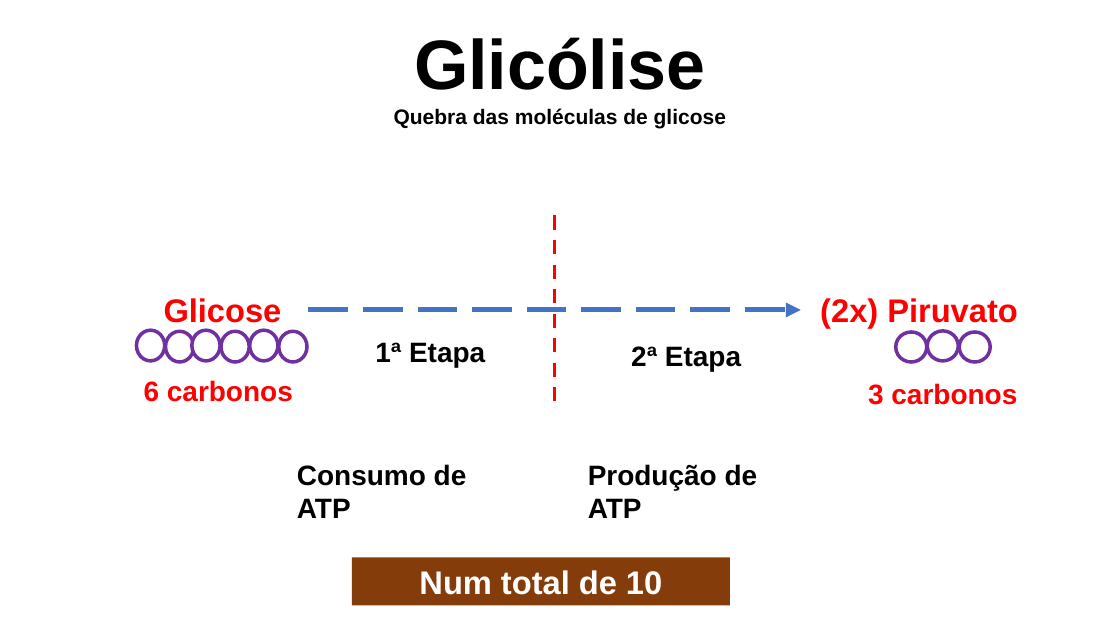
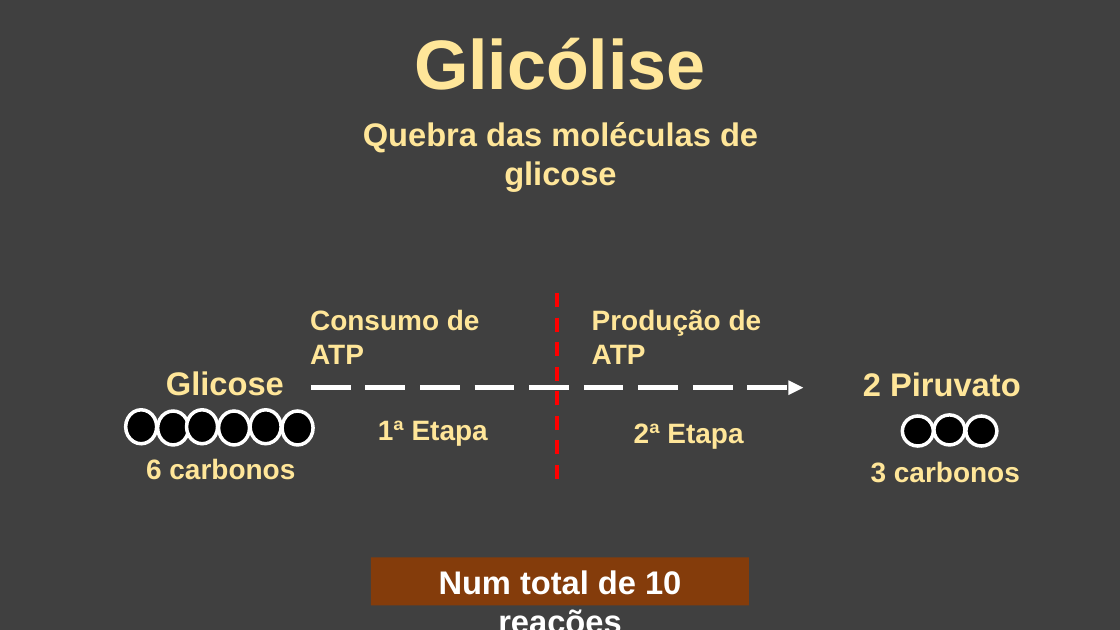
Before and after one commit to daniloasdotcom/Bioquimica-com-Danilo, a slide deck: slide 2 of static/aulas/glicolise.pptx. Drawn at 1120x630 pixels with LibreOffice and Linux fonts; fonts in the diff are those of the drawing. Boxes give left, top, right and bottom in pixels: in the first picture for what was removed or moved away, otherwise in the second. Text is boxed around its words. In the diff, an @@ line names an element or a change of style, - is before the commit and + after.

```diff
--- a/static/aulas/glicolise.pptx
+++ b/static/aulas/glicolise.pptx
@@ background #FFFFFF to #404040 @@
@@ text "Quebra das moléculas de glicose": place and size @@
-text "Quebra das moléculas de glicose" at (394,108,726,128)
+text "Quebra das moléculas de glicose" at (363,122,758,191)
@@ text "Quebra das moléculas de glicose" at (363,122,758,191): size 18 to 28 pt, text colour #000000 to #FFE699 @@
@@ text colour #000000 to #FFE699 in 5 elements at (414,37,705,90), (634,423,743,449), (378,420,488,445), (592,309,762,364), (310,309,480,364) @@
@@ text "Consumo de ATP": place and size @@
-text "Consumo de ATP" at (297,464,467,518)
+text "Consumo de ATP" at (310,309,480,364)
@@ line moved from (555, 216) - (555, 405) to (557, 293) - (557, 482) @@
@@ text "Produção de ATP": place and size @@
-text "Produção de ATP" at (588,464,758,518)
+text "Produção de ATP" at (592,309,762,364)
@@ text "Glicose": place and size @@
-text "Glicose" at (164,298,282,323)
+text "Glicose" at (166,371,284,396)
@@ arrow (311, 388) - (803, 388): stroke #4472C4 4.25 pt dashed to #FFFFFF 4.25 pt dashed @@
@@ text at (863,372,1021,397): text changed; text colour #FF0000 to #FFE699 @@
-(2x) Piruvato
+2 Piruvato
@@ fill #FFFFFF to #000000; outline #7030A0 3 pt to #FFFFFF 3 pt in 9 elements at (966,416,997,446), (902,416,933,446), (934,415,965,445), (218,411,250,444), (250,410,281,444), (187,410,218,444), (282,411,313,444), (158,411,189,444), (126,410,157,444) @@
@@ ellipse: place and size @@
-ellipse at (136,330,165,361)
+ellipse at (126,410,157,444)
@@ ellipse: place and size @@
-ellipse at (166,331,194,362)
+ellipse at (158,411,189,444)
@@ ellipse: place and size @@
-ellipse at (192,330,220,361)
+ellipse at (187,410,218,444)
@@ ellipse: place and size @@
-ellipse at (221,331,250,362)
+ellipse at (218,411,250,444)
@@ ellipse: place and size @@
-ellipse at (250,330,278,361)
+ellipse at (250,410,281,444)
@@ 3 texts, 1 arrow, 1 ellipse: place and size @@
-3 texts, 1 arrow, 1 ellipse at (279,310,1017,405)
+3 texts, 1 arrow, 1 ellipse at (282,388,1020,483)
@@ 3 ellipses: place and size @@
-3 ellipses at (896,331,991,362)
+3 ellipses at (902,415,997,446)
@@ text "6 carbonos": place and size @@
-text "6 carbonos" at (144,380,293,402)
+text "6 carbonos" at (146,458,295,480)
@@ text colour #FF0000 to #FFE699 in 3 elements at (166,371,284,396), (146,458,295,480), (871,461,1020,483) @@
@@ rectangle "Num total de 10 reações": place and size @@
-rectangle "Num total de 10 reações" at (352,557,730,605)
+rectangle "Num total de 10 reações" at (371,557,749,605)
```
Also in this commit, not shown: 23 other slides changed, 1 slide added, 29 other files.
